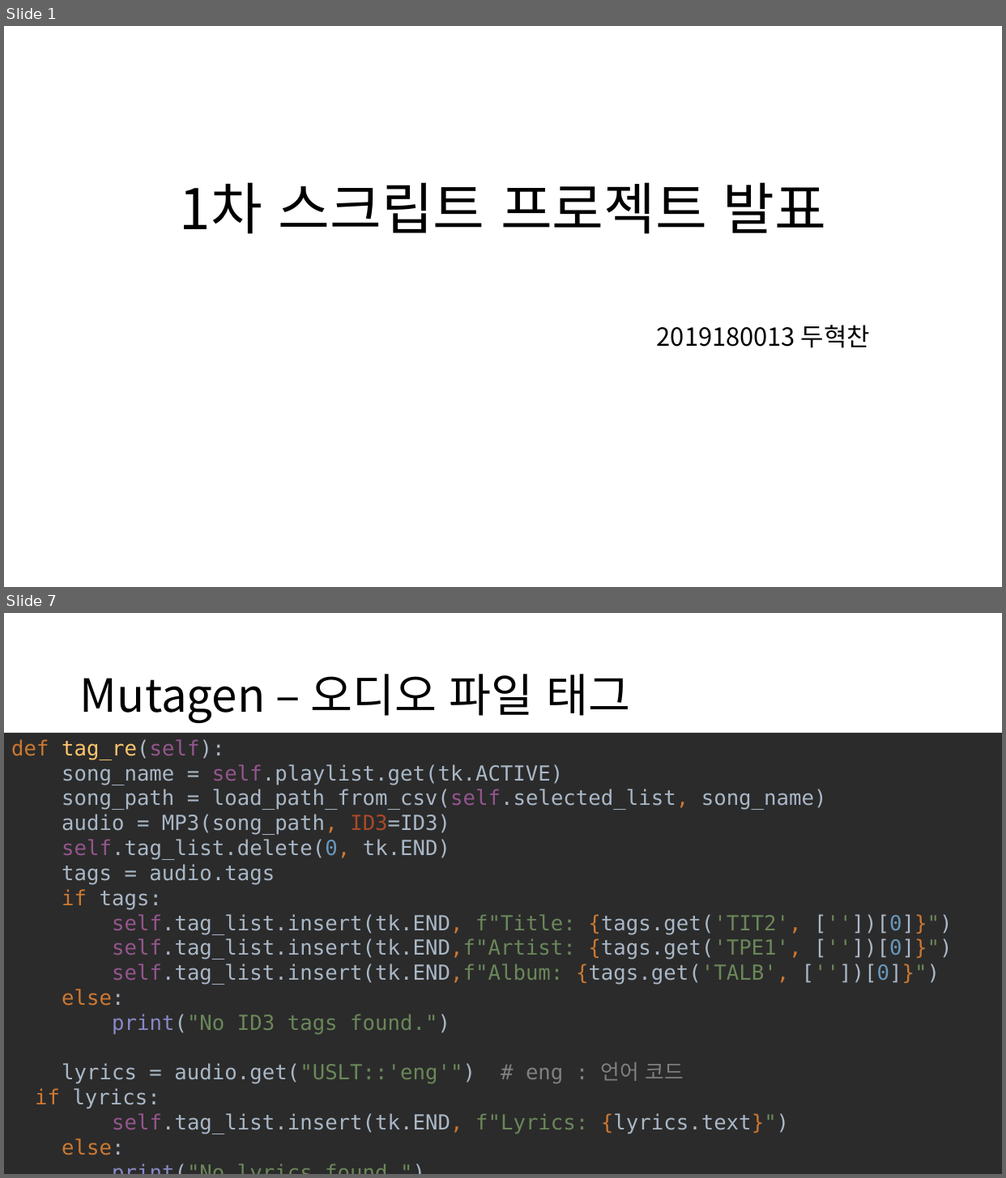
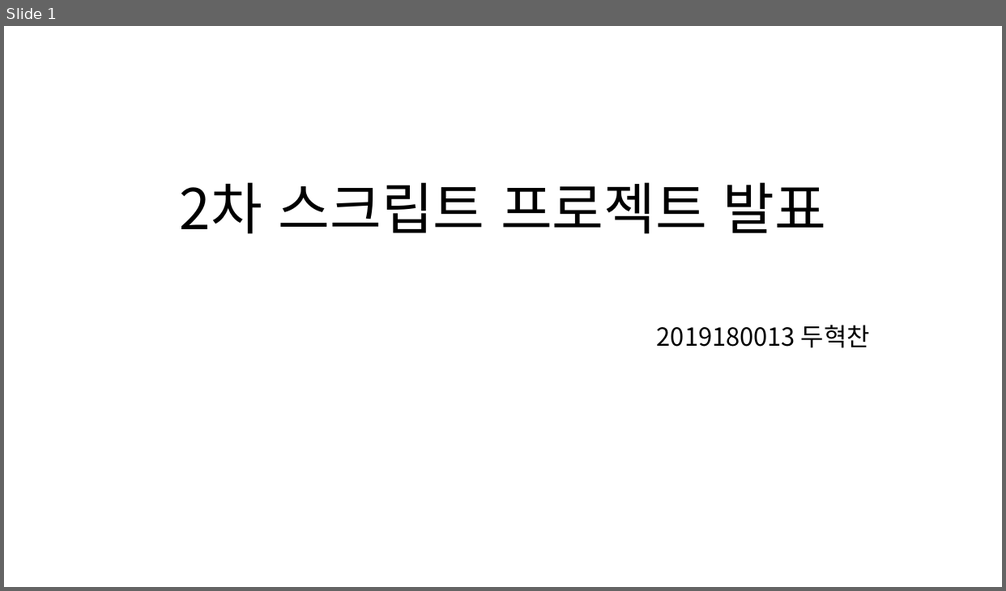
Before and after one commit to dhc518/Script2023, a slide deck: project/music_player/스크립트 프로젝트 발표자료.pptx. Shown one above the other, each under a label of ours: slides 1 and 7 before the commit, slide 1 after it; the slides between them are not shown. The pictures are 1006x1178 and 1006x591 pixels, drawn with LibreOffice and Linux fonts; fonts in the diff are those of the drawing. Boxes give left, top, right and bottom in pixels: in the first picture for what was removed or moved away, otherwise in the second. Text is boxed around its words. In the diff, an @@ line names an element or a change of style, - is before the commit and + after.

```diff
--- a/project/music_player/스크립트 프로젝트 발표자료.pptx
+++ b/project/music_player/스크립트 프로젝트 발표자료.pptx
@@ slide 7 removed at (4,613,1002,1174), background #FFFFFF @@
@@ title removed at (80,674,631,723) @@
-Mutagen – 오디오 파일 태그
@@ text removed at (4,729,1002,1174) @@
-def tag_re(self):
-song_name = self.playlist.get(tk.ACTIVE)
-song_path = load_path_from_csv(self.selected_list, song_name)
-audio = MP3(song_path, ID3=ID3)
-self.tag_list.delete(0, tk.END)
-tags = audio.tags
-if tags:
-self.tag_list.insert(tk.END, f"Title: {tags.get('TIT2', [''])[0]}")
-self.tag_list.insert(tk.END,f"Artist: {tags.get('TPE1', [''])[0]}")
-self.tag_list.insert(tk.END,f"Album: {tags.get('TALB', [''])[0]}")
-else:
-print("No ID3 tags found.")
-lyrics = audio.get("USLT::'eng'") # eng : 언어 코드
-if lyrics:
-self.tag_list.insert(tk.END, f"Lyrics: {lyrics.text}")
-else:
-print("No lyrics found.")
@@ slide 1 changed as well @@
@@ title at (180,182,826,234): text changed @@
-1차 스크립트 프로젝트 발표
+2차 스크립트 프로젝트 발표
```
Also in this commit, not shown: 2 other slides changed, 4 slides added, 3 other slides removed, 9 other files.
